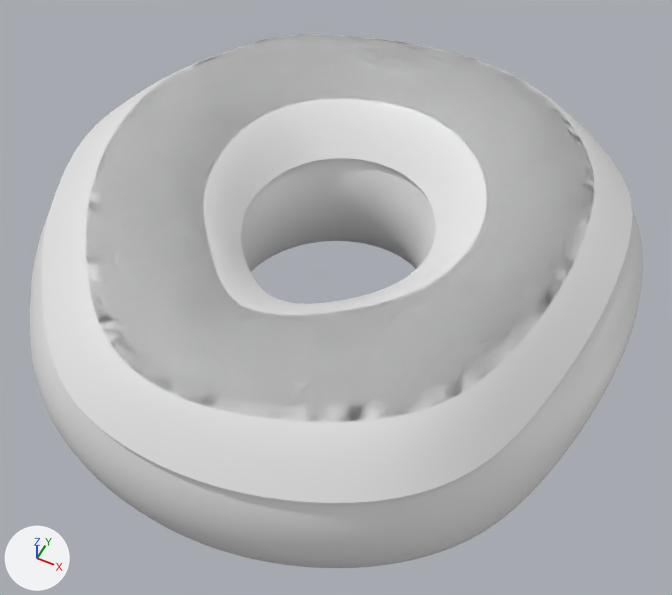
What one commit did to the Blender file Doughnut.blend.
Both versions are drawn from a 50 mm camera at (0.0726, -0.1456, 0.17) aimed at (0.0029, -0.006, -0.0044). Every picture has the same lights, and +X, +Y and +Z are marked at lower left.

The first picture shows 'Doughnut', 'Icing'.
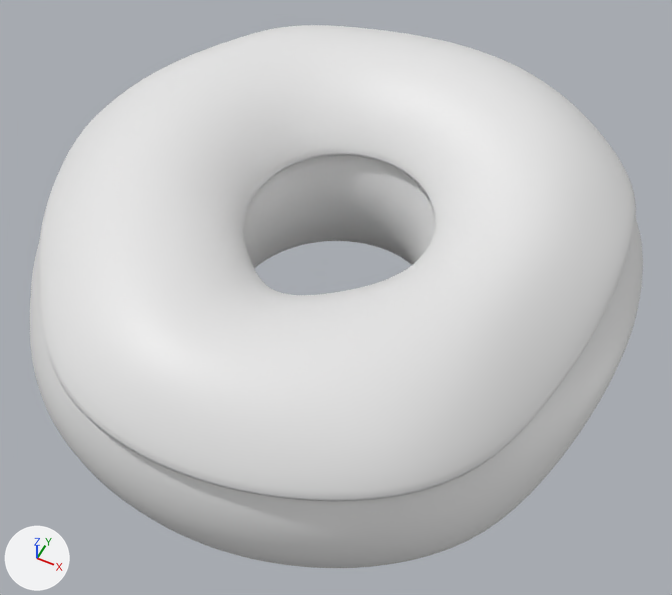
Pixel boxes [x1, y1, x2, y2] of what changed, in the pictures (672 x 595 px):
```json
{"object": "Icing", "change": "modifiers changed", "before": [42, 34, 632, 503], "after": [38, 25, 636, 501]}
{"object": "Doughnut", "change": "unchanged, covered by the edit", "before": [30, 34, 643, 568], "after": [30, 155, 643, 568]}
```

Edits to the scene script, one JSON object a line:
```json
{"op": "add", "block": "ob_icing", "code": "_m = ob_icing.modifiers.new('Solidify', 'SOLIDIFY')"}
{"op": "add", "block": "ob_icing", "code": "_m.thickness = 0.0025"}
{"op": "add", "block": "ob_icing", "code": "_m.offset = 1.0"}
{"op": "add", "block": "ob_icing", "code": "_m.nonmanifold_boundary_mode = 'FLAT'"}
```
